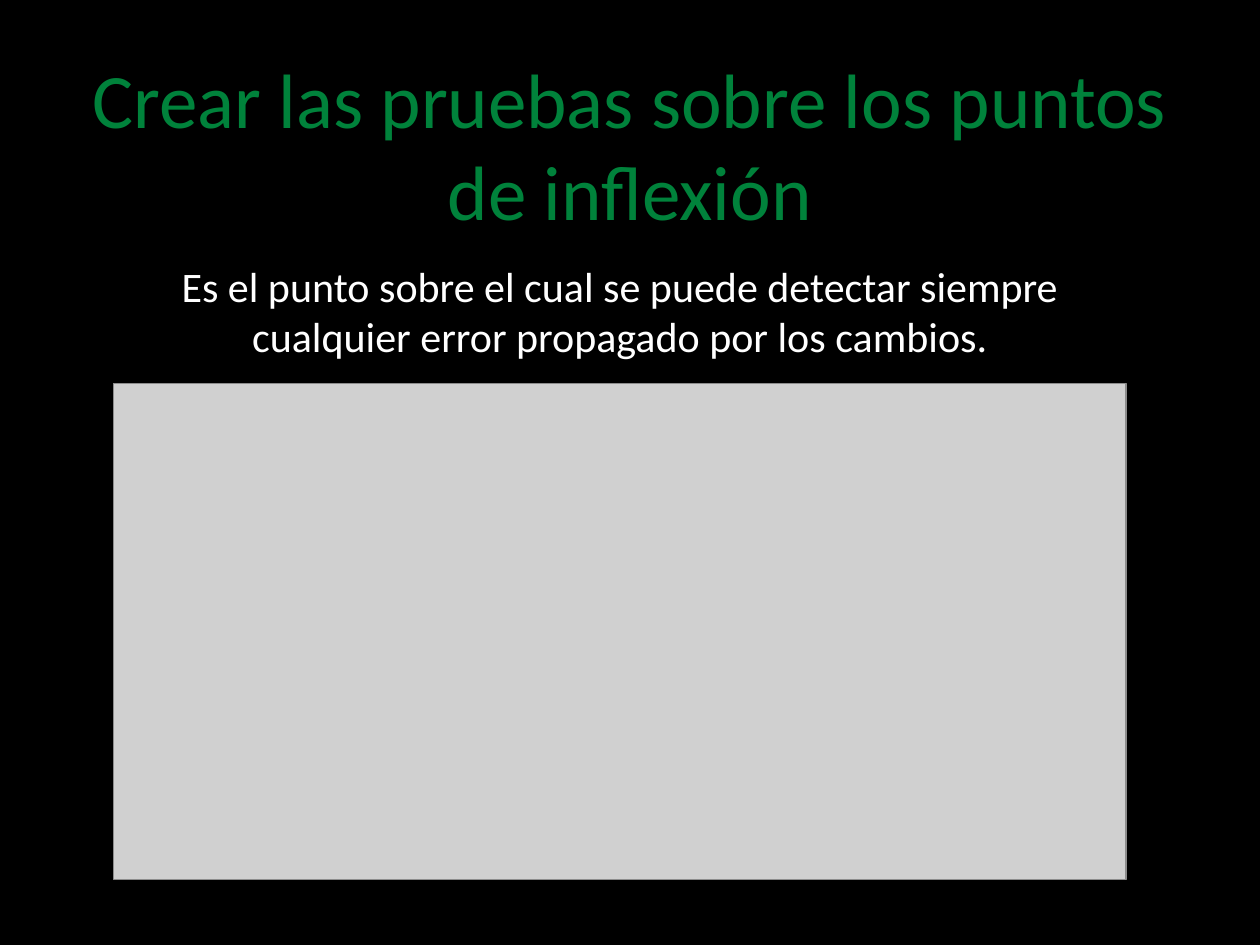
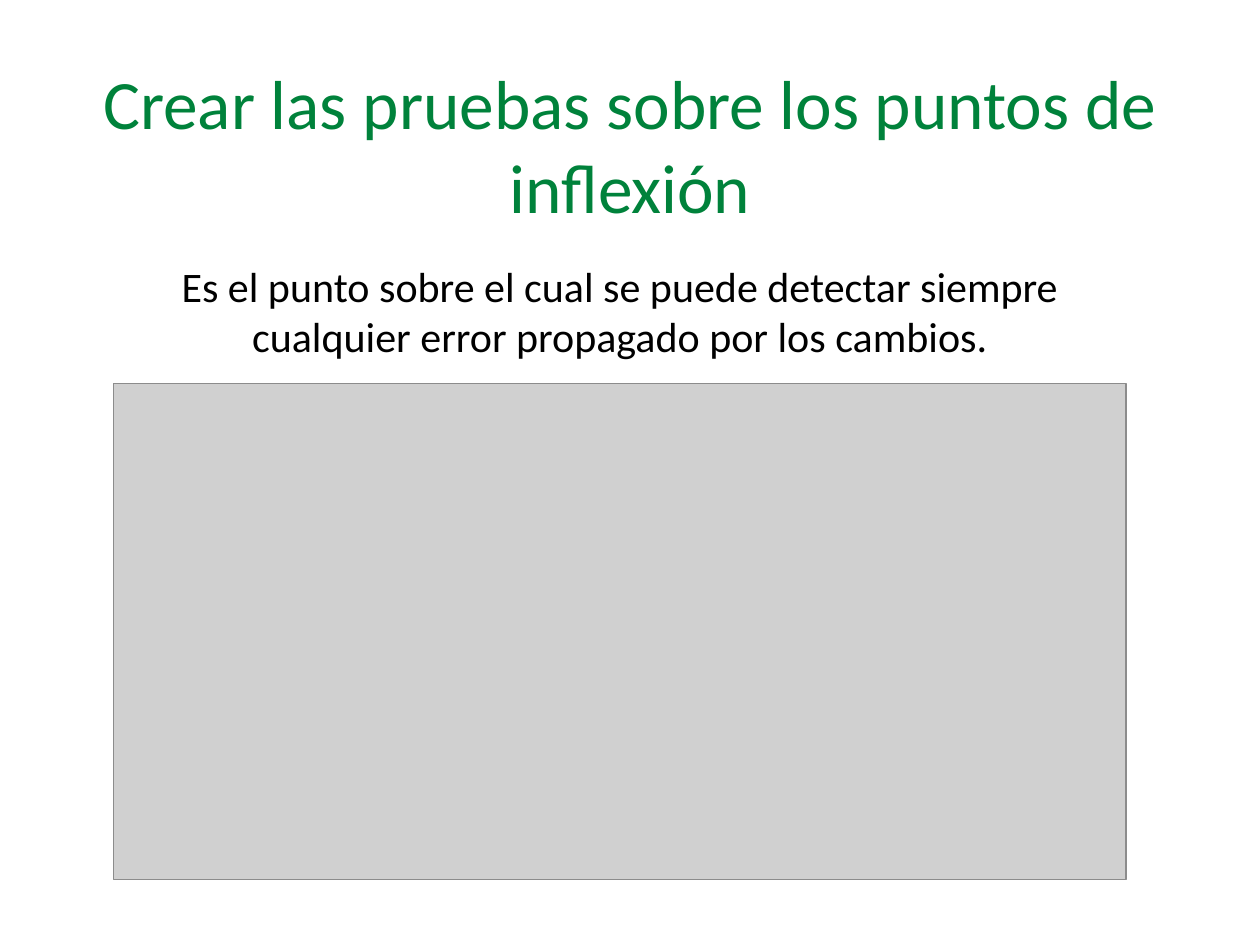
Before and after one commit to angelnunezsalazar/Test-Automation-Java, a slide deck: slide 8 of Diapositivas/6. Legacy Code.pptx (slide 9 before the commit). Drawn at 1260x945 pixels with LibreOffice and Linux fonts; fonts in the diff are those of the drawing; grey boxes stand for pictures; background and template pictures are left out. Boxes give left, top, right and bottom in pixels: in the first picture for what was removed or moved away, otherwise in the second. Text is boxed around its words. In the diff, an @@ line names an element or a change of style, - is before the commit and + after.

```diff
--- a/Diapositivas/6. Legacy Code.pptx
+++ b/Diapositivas/6. Legacy Code.pptx
@@ background picture (left out) to #FFFFFF @@
@@ title "Crear las pruebas sobre los ..." at box(103, 81, 1156, 214): size 44 to 39.6 pt @@
@@ text "Es el punto sobre el ..." at box(182, 272, 1057, 360): text colour #FFFFFF to #000000 @@
```
Also in this commit, not shown: 18 other slides changed, 1 slide removed.
